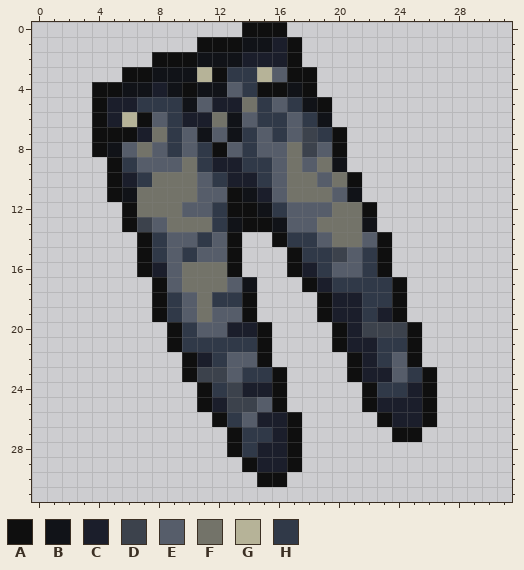
Two states of a pixel-art sprite, media/textures/Item_TrouserTightDenim.png. The picture above is the old version.
The file is 32x32 pixels. Colours within 5 levels of each other are drawn and written as one.
Palette (. is transparent): A #0f0f0f  B #111318  C #1b1e2b  D #3c424c  E #565d6a  F #737369  G #b6b398  H #303948
New version:
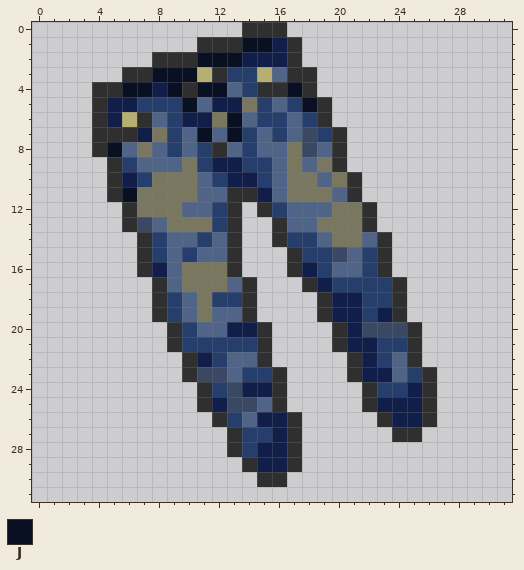
Colours new in this view: J #081022
The edit:
@@ palette @@
-A #0f0f0f
+A #2f2f2f
-C #1b1e2b
+C #121e4a
-D #3c424c
+D #3a4864
-E #565d6a
+E #506488
-F #737369
+F #79775f
-G #b6b398
+G #b7ae72
-H #303948
+H #253e6c
@@ x 3..24 @@
  0 ...........AAA........
- 1 ........AAABBCA.......
- 2 .....AAABBBCCCA.......
- 3 ...AABBBGAHHGEAA......
- 4 .AABBCBABBEHAABA......
- 5 .ACCHHHBECCFHEHBA.....
- 6 .ACGAEHCCFBEHHEHB.....
- 7 .AAACFHEBEBHEHEDHA....
- 8 .ABEFEHEHAEHEEFDEA....
- 9 ..AHEEEFHCCHHEFEFB....
+ 1 ........AAAJJCA.......
+ 2 .....AAAJJJCCCA.......
+ 3 ...AAJJJGAHHGEAA......
+ 4 .AAJJCJAJJEHAAJA......
+ 5 .ACCHHHJECCFHEHJA.....
+ 6 .ACGAEHCCFJEHHEHA.....
+ 7 .AAACFHEJEJHEHEDHA....
+ 8 .AJEFEHEHAEHEEFDEA....
+ 9 ..AHEEEFHCCHHEFEFA....
 10 ..ACHFFFEHCCHEFFEFA...
-11 ..ABFFFFEEABCEFFFEB...
-12 ...AFFFEEHAABHEEEFFA..
-13 ...ADEFFFHBAABEEFFFB..
+11 ..AJFFFFEEAACEFFFEA...
+12 ...AFFFEEHA.AHEEEFFA..
+13 ...ADEFFFHA..AEEFFFA..
 14 ....AHEEHEA..AHHEFFEA.
@@ x 12..16 @@
 16 FA...
-17 FEB..
+17 FEA..
 18 HHA..
Where, in picture pixels (left, top, right, bottom), the same in both pictures:
changed: (92, 22, 437, 487)
